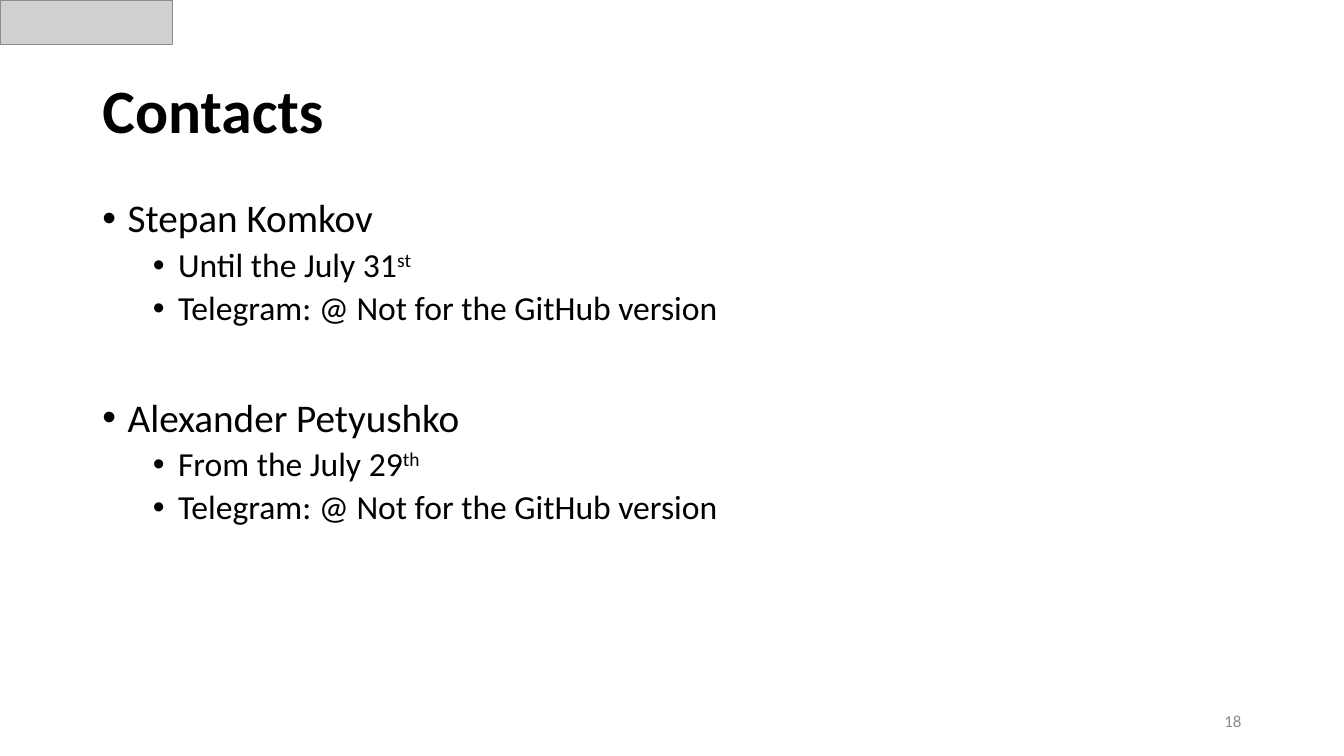
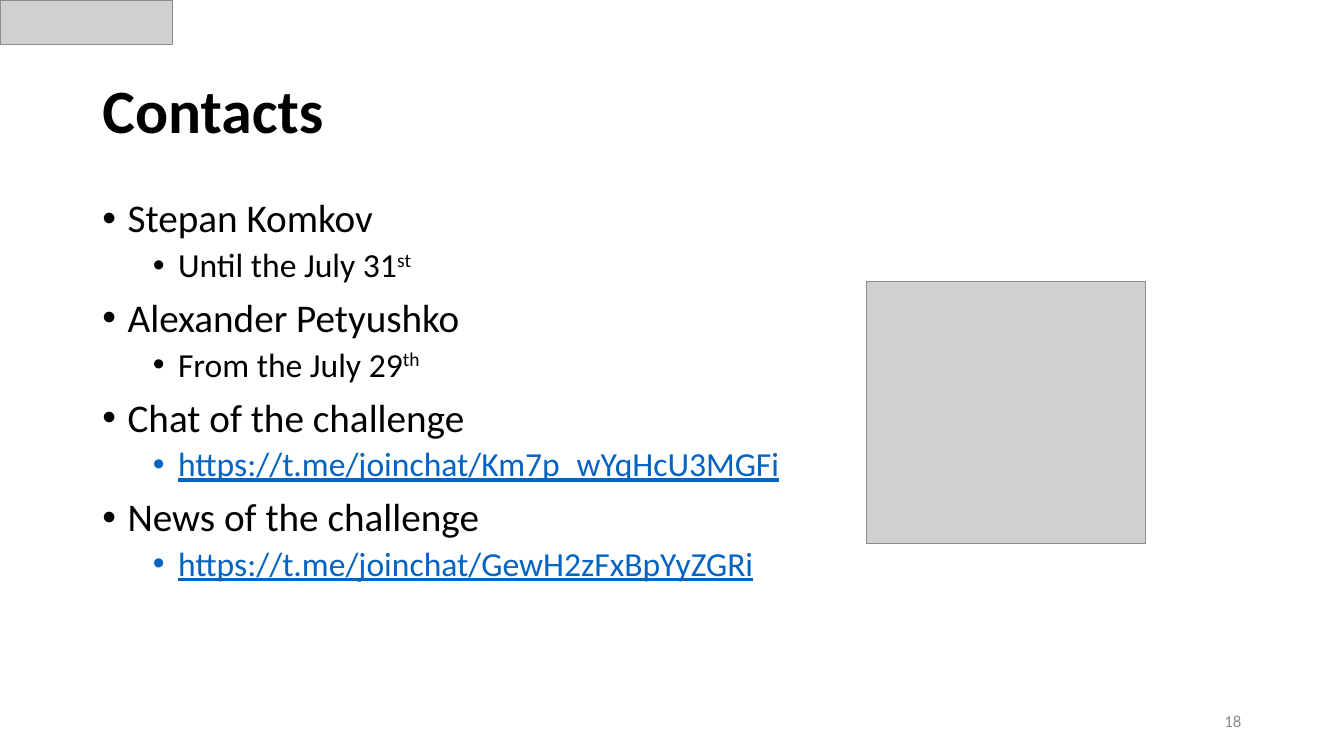
Before and after one commit to papermsucode/sirius2021tp, a slide deck: slide 18 of Presentations/Sirius_TP.pptx. Drawn at 1344x756 pixels with LibreOffice and Linux fonts; fonts in the diff are those of the drawing; grey boxes stand for pictures. Boxes give left, top, right and bottom in pixels: in the first picture for what was removed or moved away, otherwise in the second. Text is boxed around its words. In the diff, an @@ line names an element or a change of style, - is before the commit and + after.

Commit message:
Link to the TG chat

```diff
--- a/Presentations/Sirius_TP.pptx
+++ b/Presentations/Sirius_TP.pptx
@@ text at [178, 296, 717, 326]: paragraph removed @@
-  • Telegram: @ Not for the GitHub version
@@ picture added at [867, 281, 1146, 542] @@
@@ text at [128, 404, 779, 582]: text changed; text colour #000000 to #0563C1 @@
-  • Telegram: @ Not for the GitHub version
+• Chat of the challenge
+  • https://t.me/joinchat/Km7p_wYqHcU3MGFi
+• News of the challenge
+  • https://t.me/joinchat/GewH2zFxBpYyZGRi
```
